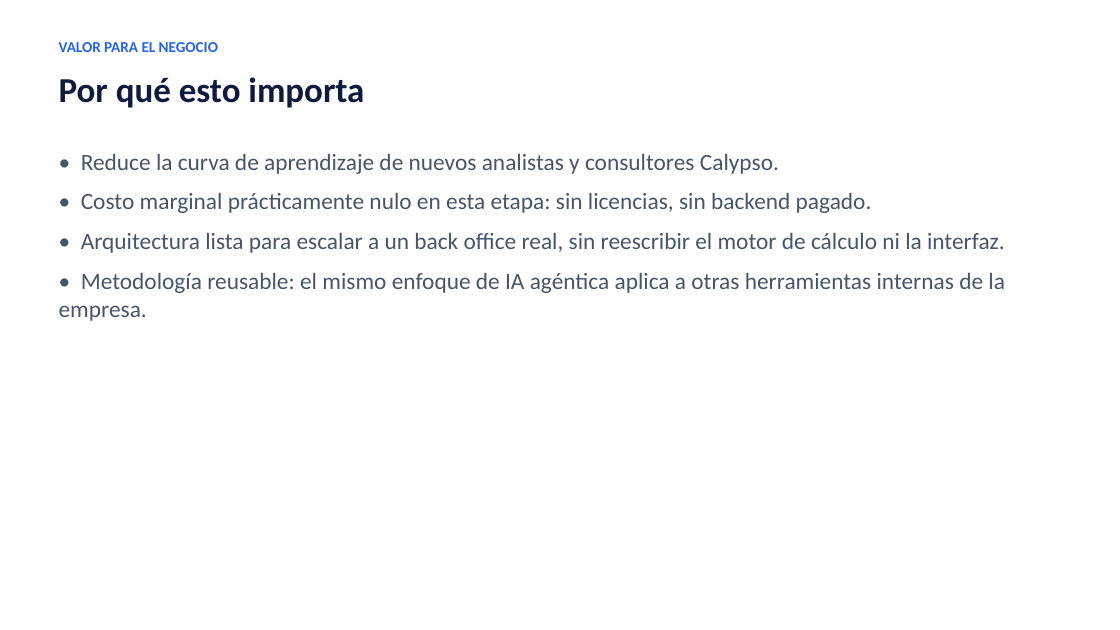
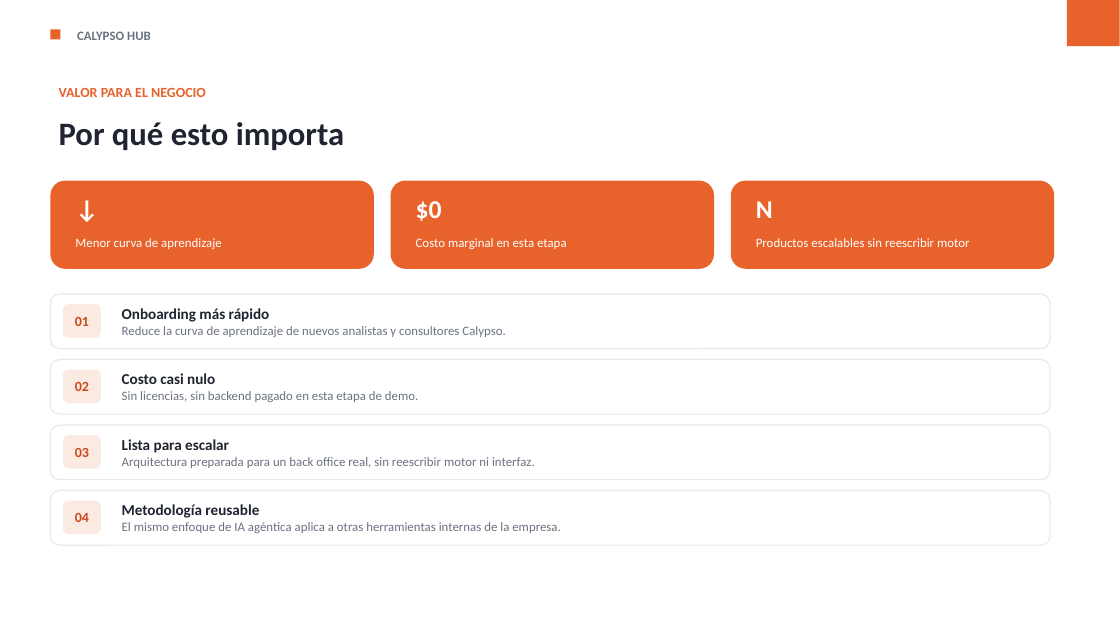
Before and after one commit to gabrielalonso-pr/calypso-knowledge-hub, a slide deck: slide 10 of presentation/calypso-knowledge-hub.pptx. Drawn at 1120x630 pixels with LibreOffice and Linux fonts; fonts in the diff are those of the drawing. Boxes give left, top, right and bottom in pixels: in the first picture for what was removed or moved away, otherwise in the second. Text is boxed around its words. In the diff, an @@ line names an element or a change of style, - is before the commit and + after.

```diff
--- a/presentation/calypso-knowledge-hub.pptx
+++ b/presentation/calypso-knowledge-hub.pptx
@@ rectangle added at [50, 29, 60, 39], fill #E8622C @@
@@ rectangle added at [1067, 0, 1120, 46], fill #E8622C @@
@@ text added at [77, 31, 151, 40], 11 pt, text #6B7280, bold @@
+CALYPSO HUB
@@ text "VALOR PARA EL NEGOCIO": place and size @@
-text "VALOR PARA EL NEGOCIO" at [59, 42, 218, 52]
+text "VALOR PARA EL NEGOCIO" at [59, 88, 206, 97]
@@ text "VALOR PARA EL NEGOCIO" at [59, 88, 206, 97]: size 13 to 12 pt, text colour #2563EB to #E8622C @@
@@ text "Por qué esto importa": place and size @@
-text "Por qué esto importa" at [59, 77, 364, 108]
+text "Por qué esto importa" at [59, 122, 344, 150]
@@ text "Por qué esto importa" at [59, 122, 344, 150]: size 30 to 28 pt, text colour #0F1B3D to #1F2430 @@
@@ text removed at [59, 154, 1005, 321] @@
-• Reduce la curva de aprendizaje de nuevos analistas y consultores Calypso.
-• Costo marginal prácticamente nulo en esta etapa: sin licencias, sin backend pagado.
-• Arquitectura lista para escalar a un back office real, sin reescribir el motor de cálculo ni la interfaz.
-• Metodología reusable: el mismo enfoque de IA agéntica aplica a otras herramientas internas de la empresa.
@@ rounded rectangle added at [50, 181, 374, 269], fill #E8622C @@
@@ text added at [67, 189, 353, 231], 22 pt, text #FFFFFF, bold @@
+↓
@@ rounded rectangle added at [391, 181, 714, 269], fill #E8622C @@
@@ text added at [416, 201, 442, 221], 22 pt, text #FFFFFF, bold @@
+$0
@@ rounded rectangle added at [731, 181, 1054, 269], fill #E8622C @@
@@ text added at [756, 201, 773, 218], 22 pt, text #FFFFFF, bold @@
+N
@@ text added at [75, 238, 222, 249], 11 pt, text #FFFFFF @@
+Menor curva de aprendizaje
@@ text added at [416, 238, 567, 249], 11 pt, text #FFFFFF @@
+Costo marginal en esta etapa
@@ text added at [756, 238, 969, 247], 11 pt, text #FFFFFF @@
+Productos escalables sin reescribir motor
@@ rounded rectangle added at [50, 294, 1050, 349], fill #FFFFFF, outline #ECE7E2 1 pt @@
@@ rounded rectangle added at [63, 304, 101, 338], fill #FBEAE2, 12 pt, text #C84A1E, bold @@
+01
@@ text added at [122, 308, 506, 337], 11 pt, text #6B7280 @@
+Onboarding más rápido
+Reduce la curva de aprendizaje de nuevos analistas y consultores Calypso.
@@ rounded rectangle added at [50, 360, 1050, 414], fill #FFFFFF, outline #ECE7E2 1 pt @@
@@ rounded rectangle added at [63, 370, 101, 403], fill #FBEAE2, 12 pt, text #C84A1E, bold @@
+02
@@ text added at [122, 373, 418, 402], 11 pt, text #6B7280 @@
+Costo casi nulo
+Sin licencias, sin backend pagado en esta etapa de demo.
@@ rounded rectangle added at [50, 425, 1050, 480], fill #FFFFFF, outline #ECE7E2 1 pt @@
@@ rounded rectangle added at [63, 435, 101, 469], fill #FBEAE2, 12 pt, text #C84A1E, bold @@
+03
@@ text added at [122, 439, 535, 468], 11 pt, text #6B7280 @@
+Lista para escalar
+Arquitectura preparada para un back office real, sin reescribir motor ni interfaz.
@@ rounded rectangle added at [50, 491, 1050, 545], fill #FFFFFF, outline #ECE7E2 1 pt @@
@@ rounded rectangle added at [63, 501, 101, 534], fill #FBEAE2, 12 pt, text #C84A1E, bold @@
+04
@@ text added at [122, 504, 561, 533], 11 pt, text #6B7280 @@
+Metodología reusable
+El mismo enfoque de IA agéntica aplica a otras herramientas internas de la empresa.
```
Also in this commit, not shown: 11 other slides changed, 1 other file.
